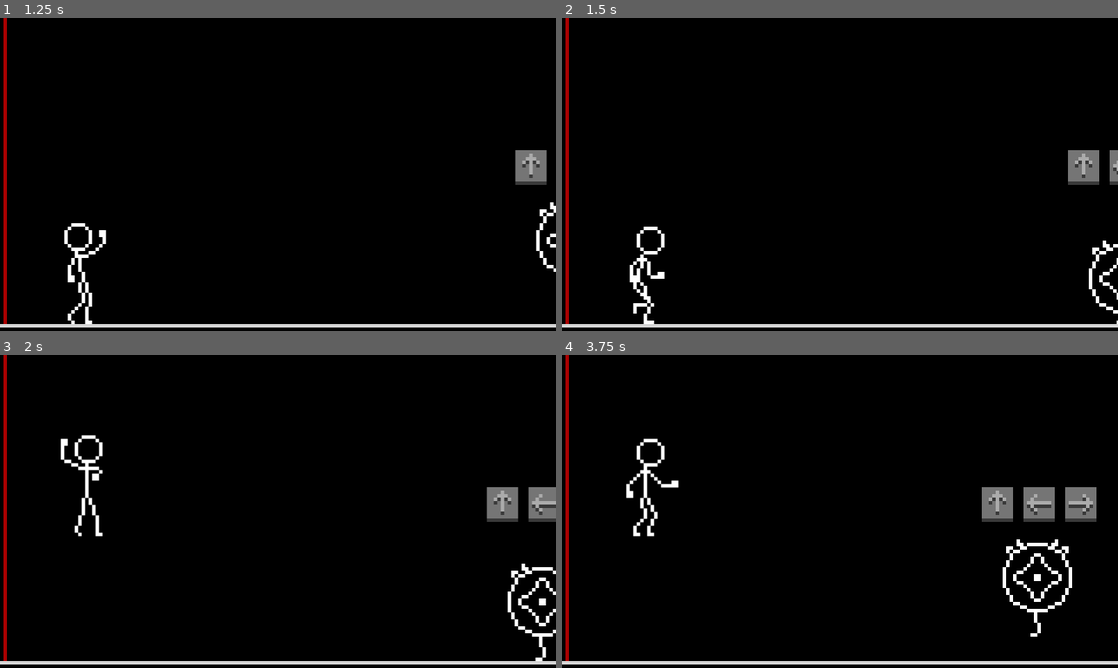
Above: before the commit, frames 1-4 (two rows, left to right).
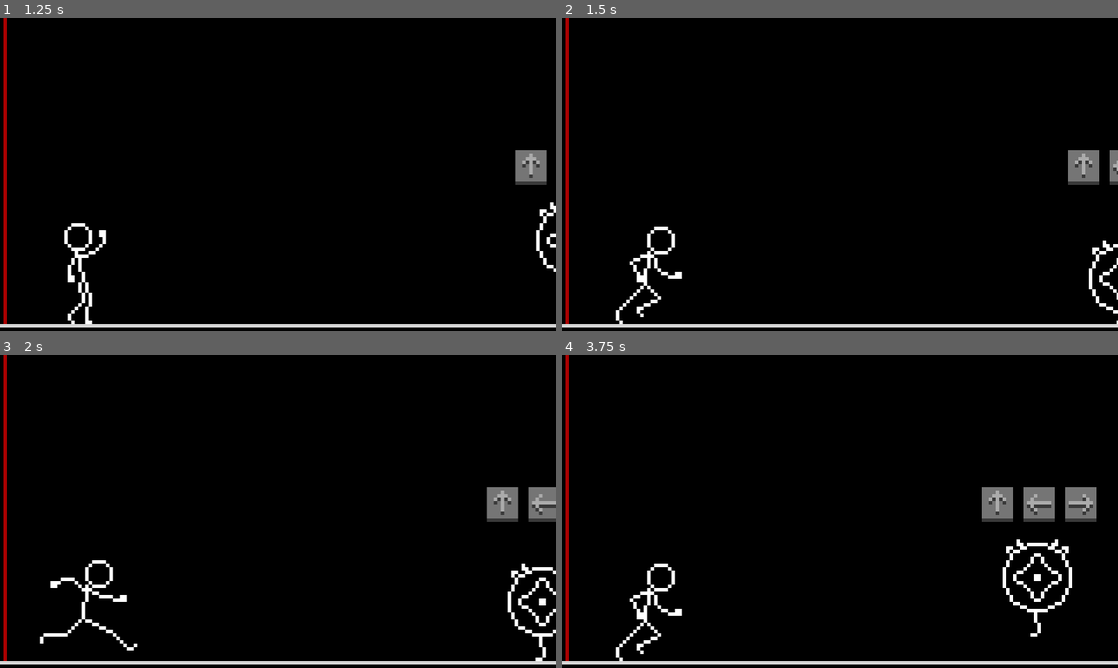
Above: after the commit, the same moments.

Repository: rocketCarlos/JumpingStickman
Game: Godot game, scene res://scenes/main.tscn
The game is run twice, just before and just after one commit, with the same random seed, the same clock (stepped at 60 frames per second) and the same inputs.
Inputs:
- Up to frame 1 (1.25 s): hold Up (uppercut) from 0.53 s (still down); tap Space (jump) at 0.6, 0.77, 1.07 s
- Up to frame 2 (1.5 s): release Up (uppercut) at 1.28 s; hold Down (downwards_punch) from 1.28 s (still down); tap Right (front_kick) at 1.35 s
- Up to frame 3 (2 s): keep holding Down (downwards_punch); tap Space (jump) at 1.52, 1.55, 1.82 s
- Up to frame 4 (3.75 s): release Down (downwards_punch) at 2.03 s; hold Up (uppercut) 2.03-3.53 s; tap Left (spin_kick) at 2.1 s; tap Space (jump) at 2.3, 2.85, 3.02, 3.32 s; hold Down (downwards_punch) from 3.53 s (still down); tap Right (front_kick) at 3.6 s

Frame 1 is identical in both runs. In frame 2, 1.0% of the frame differs, in the area x 9-22%, y 66-98%; in frame 3, 1.3%, in the area x 7-25%, y 25-95%; in frame 4, 1.3%.

Commit message:
Upgraded combo behaviour

Diff:
--- a/globals/globals.gd
+++ b/globals/globals.gd
@@ -13,13 +13,15 @@
 
 var defeated_enemies = 0
 
-# emmited by player when an action is executed
+# emitted by player when an action is executed
 signal do_action(action: actions)
 # emitted by mob when combo succeeds
 signal combo_succeeded
-# emmited by mob when combo fails
+# emitted by mob when combo fails
 signal combo_failed
-# emmited when an enemy dies
+# emitted when a combo timesout
+signal combo_timeout
+# emitted when an enemy dies
 signal enemy_died
-# emmited when an enemy is spawned
+# emitted when an enemy is spawned
 signal new_enemy
--- a/scripts/enemy.gd
+++ b/scripts/enemy.gd
@@ -80,8 +80,8 @@
 
 	arrow_holder.set_arrows()
 
-	Globals.do_action.connect(_on_do_actions)
-
+	Globals.do_action.connect(_on_do_action)
+	Globals.combo_timeout.connect(_on_combo_timeout)
 
 # Called every frame. 'delta' is the elapsed time since the previous frame.
 func _process(delta: float) -> void:
@@ -125,7 +125,7 @@
 #endregion
 
 #region signal functions
-func _on_do_actions(action: Globals.actions):
+func _on_do_action(action: Globals.actions):
 	if action != combo[combo_progress]:
 		Globals.combo_failed.emit()
 		combo_progress = 0
@@ -138,4 +138,7 @@
 func _on_hitboxes_area_entered(area: Area2D) -> void:
 	Globals.enemy_died.emit()
 	queue_free()
+
+func _on_combo_timeout() -> void:
+	combo_progress = 0
 #endregion
--- a/scripts/player.gd
+++ b/scripts/player.gd
@@ -2,13 +2,6 @@
 
 '''
 Player
-'''
-#TODO s:
-'''
-think about forcing actions to be executed at max height to avoid visual discrepancy when performing
-attacks agains flying enemies
-
-do something to avoid combos with jumps being ended in the floor and thus not hitting the enemy
 '''
 
 
@@ -49,6 +42,7 @@
 	#Engine.time_scale = 0.25
 
 	Globals.combo_succeeded.connect(_on_combo_succeeded)
+	Globals.combo_failed.connect(_on_combo_failed)
 	Globals.new_enemy.connect(_on_new_enemy)
 
 func _process(delta: float) -> void:
@@ -78,10 +72,13 @@
 
 	# -- Action animations management --
 	if not playing_action and action_queue.size() > 0:
+		combo_timer.stop()
 		var next_action = action_queue.pop_front()
-		Globals.do_action.emit(next_action)
+		# NOTE: play animation before emmiting signal so that animation can be
+		# canceled if action is incorrect!
 		animation.play(get_action_string(next_action))
 		playing_action = true
+		Globals.do_action.emit(next_action)
 		if next_action != Globals.actions.JUMP:
 			stop_jump()
 			stop_gravity()
@@ -100,9 +97,8 @@
 	# tween for jump
 	jump_tween = get_tree().create_tween().set_trans(Tween.TRANS_CIRC).set_ease(Tween.EASE_OUT)
 	jump_tween.tween_property(self, 'position', Vector2(position.x, JUMP_LEVEL), 0.25)
-	# set to false to enable animation cancel while jumping
+	await jump_tween.finished
 	playing_action = false
-	await jump_tween.finished
 	jump_tween = null
 	resume_gravity()
 
@@ -173,12 +169,42 @@
 func _on_animated_sprite_2d_animation_finished() -> void:
 	if animation.animation != 'jump':
 		resume_gravity()
+
+	'''print(Globals.actions.values())
+	print(get_action_string(0), ' ', 0 in Globals.actions.values())
+	print(get_action_string(1), ' ', 1 in Globals.actions.values())
+	print(get_action_string(2), ' ', 2 in Globals.actions.values())
+	print(get_action_string(3), ' ', 3 in Globals.actions.values())
+	print(get_action_string(4), ' ', 4 in Globals.actions.values())
+	print(Globals.actions.values().map(func(value): get_action_string(value)))
+	if animation.animation in Globals.actions.keys().map(func(key): get_action_string(Globals.actions[key])):
+		combo_timer.start()
+		print('start')'''
+
+	for value in Globals.actions.values():
+		if get_action_string(value) == animation.animation:
+			combo_timer.start()
+			print('start')
+
+
 	playing_action = false
 
 func _on_combo_succeeded():
 	combo_locked = true
+
+func _on_combo_failed():
+	# cancel animations and clear action queue
+	action_queue.clear()
+	playing_action = false
+	if position.y == FLOOR_LEVEL:
+		animation.play('run')
+	else:
+		animation.play("fall")
 
 func _on_new_enemy():
 	combo_locked = false
 	attack_instance = null
-#endregion
+
+func _on_combo_timer_timeout() -> void:
+	Globals.combo_timeout.emit()
+#endregion
